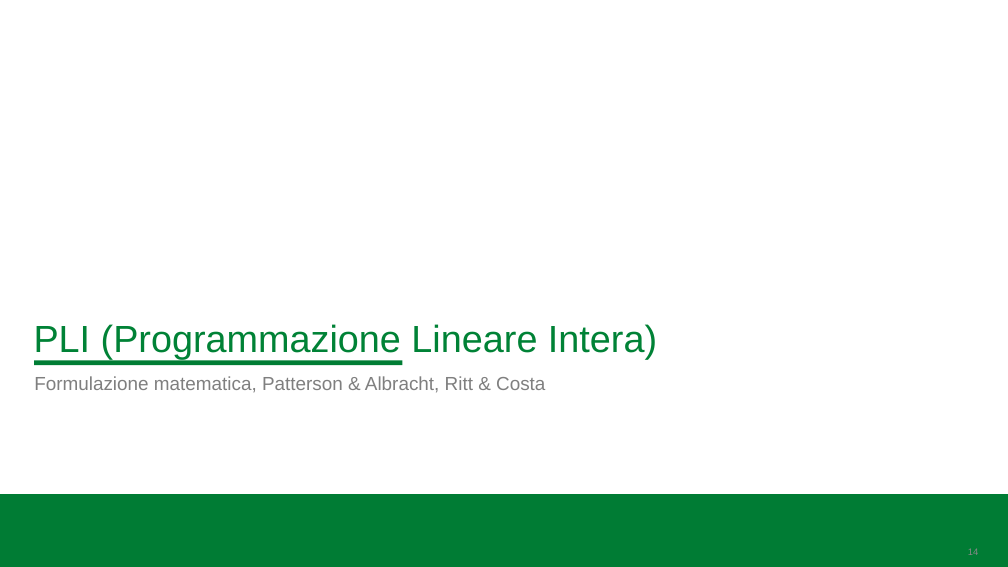
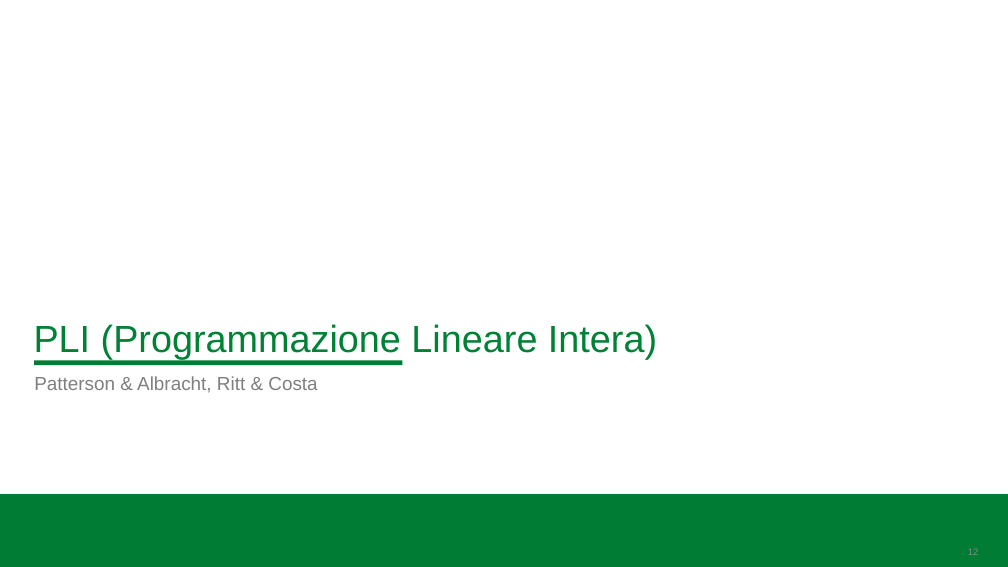
Before and after one commit to BitSquish/Assembly-Line-Balancing, a slide deck: slide 12 of slides/Assembly Line Balancing Problem.pptx (slide 14 before the commit). Drawn at 1008x567 pixels with LibreOffice and Linux fonts; fonts in the diff are those of the drawing; background and template pictures are left out. Boxes give left, top, right and bottom in pixels: in the first picture for what was removed or moved away, otherwise in the second. Text is boxed around its words. In the diff, an @@ line names an element or a change of style, - is before the commit and + after.

```diff
--- a/slides/Assembly Line Balancing Problem.pptx
+++ b/slides/Assembly Line Balancing Problem.pptx
@@ text at <box>34,376,317,393</box>: text changed @@
-Formulazione matematica, Patterson & Albracht, Ritt & Costa
+Patterson & Albracht, Ritt & Costa
@@ page number at <box>968,548,979,555</box>: text changed @@
-14
+12
```
Also in this commit, not shown: 8 other slides changed, 5 slides removed, 1 other file.
